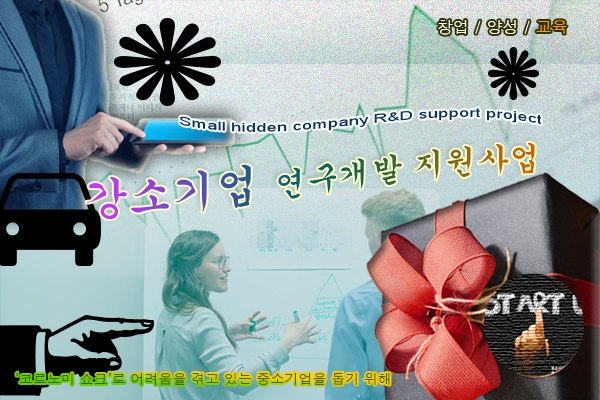
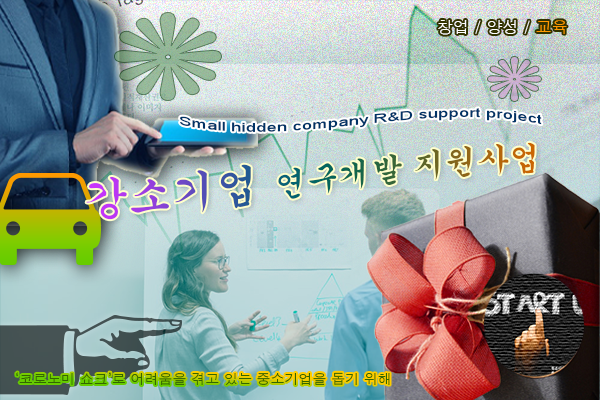
The second 600 × 400 image is a revision of the first. Changes to its layers:
painted on "Car 2 1" over [0, 173, 101, 266]
removed layer "Flower 7 2" over [488, 47, 539, 100]
added layer "Flower 7 1 copy" (60%) above "Flower 7 1" over [488, 57, 541, 101]
"Flower 7 1": opacity 100% → 60%, painted on it over [114, 13, 221, 106]
"Point Right 1": opacity 100% → 60%, painted on it over [0, 315, 182, 396]
painted on "Layer 1" over [0, 0, 258, 226]
